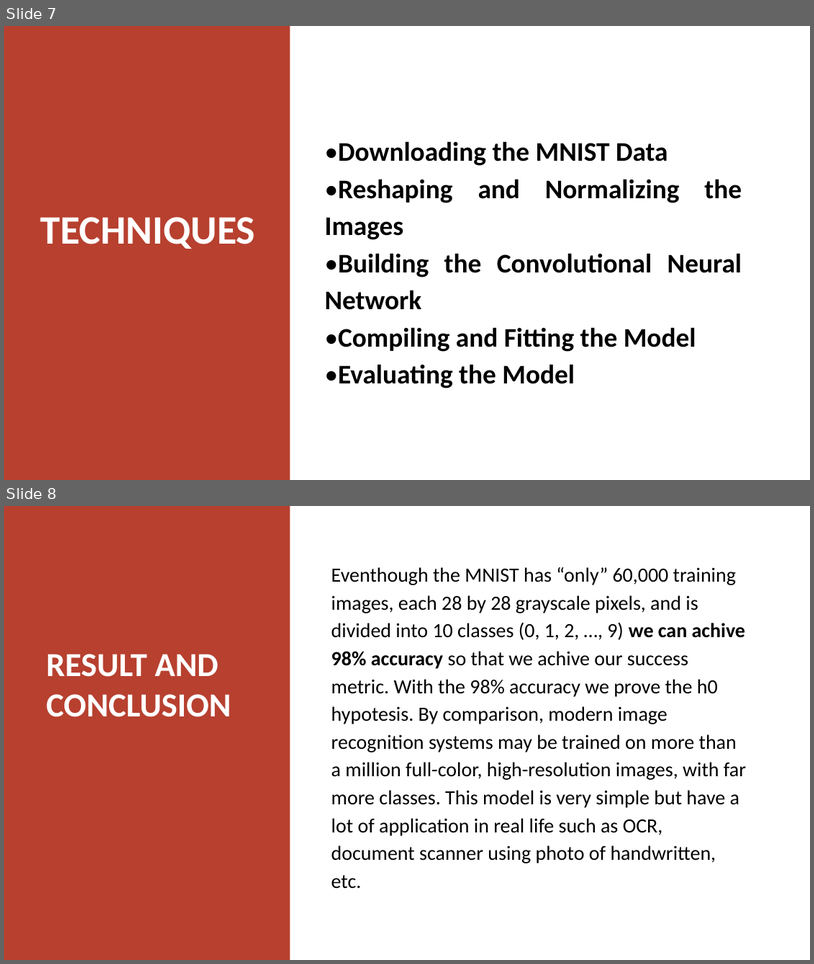
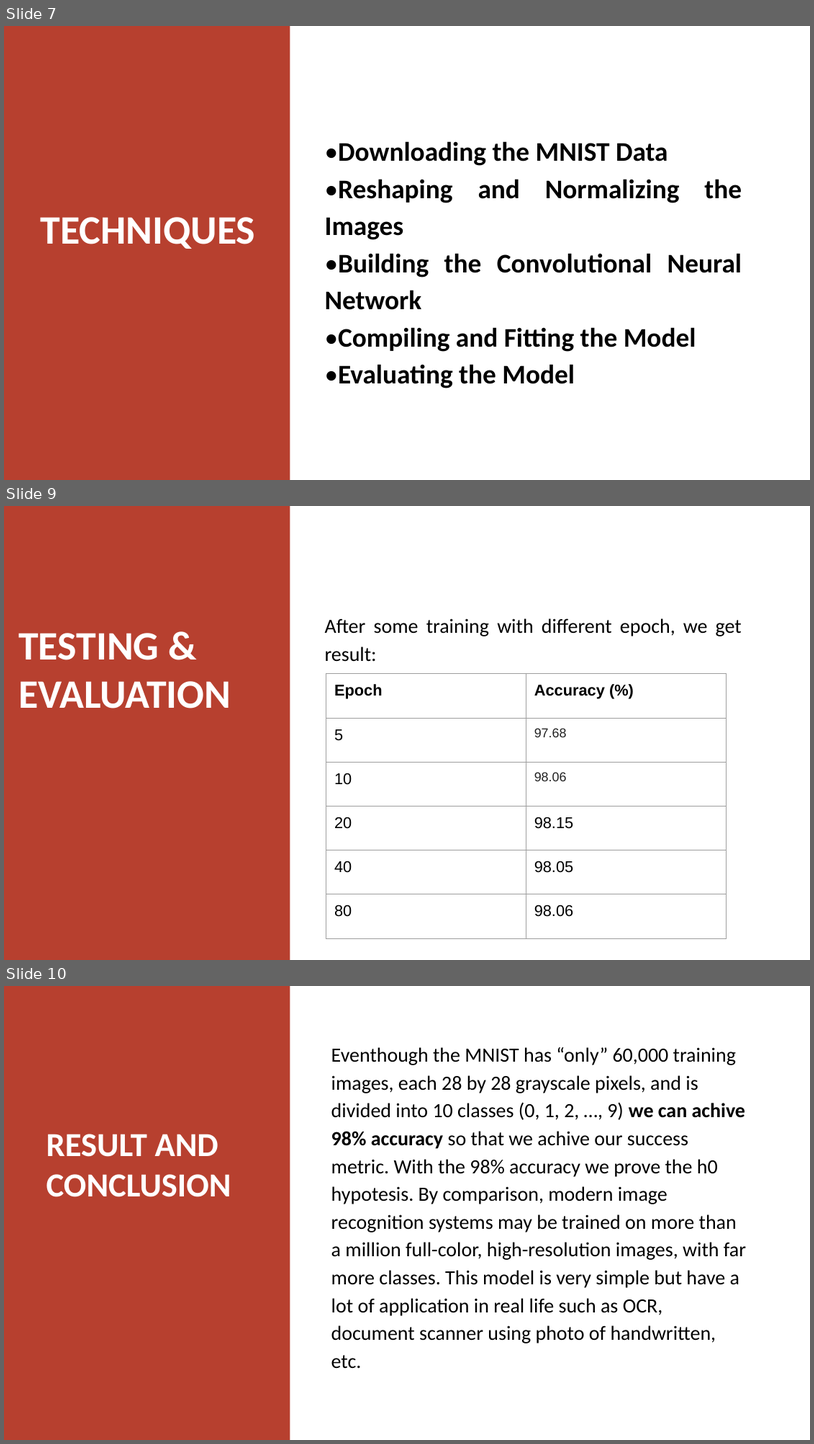
Before and after one commit to af-lazuardi/bangkit-assignment5, a slide deck: BANGKIT-ASSIGNMENT5.pptx. Shown one above the other, each under a label of ours: slides 7 and 8 before the commit, slides 7, 9 and 10 after it; the slides between them are not shown. The pictures are 814x964 and 814x1444 pixels, drawn with LibreOffice and Linux fonts; fonts in the diff are those of the drawing. Boxes give left, top, right and bottom in pixels: in the first picture for what was removed or moved away, otherwise in the second. Text is boxed around its words. In the diff, an @@ line names an element or a change of style, - is before the commit and + after.

Commit message:
add testing & evaluation in ppt

```diff
--- a/BANGKIT-ASSIGNMENT5.pptx
+++ b/BANGKIT-ASSIGNMENT5.pptx
@@ slide 9 added at (x1=4, y1=506, x2=810, y2=960), background #FFFFFF @@
@@ rectangle added at (x1=4, y1=506, x2=291, y2=959), fill #B7402F @@
@@ text added at (x1=18, y1=633, x2=232, y2=708), 36 pt, text #FFFFFF, bold @@
+TESTING & EVALUATION
@@ text added at (x1=325, y1=618, x2=742, y2=662), 18 pt, text #000000 @@
+After some training with different epoch, we get result:
@@ table added at (x1=327, y1=674, x2=727, y2=938), 6 rows, 2 columns @@
+Epoch | Accuracy (%)
+5 | 97.68
+10 | 98.06
+20 | 98.15
+40 | 98.05
+80 | 98.06
@@ what was slide 8 is now slide 10 @@
```
Also in this commit, not shown: 1 other slide added.
